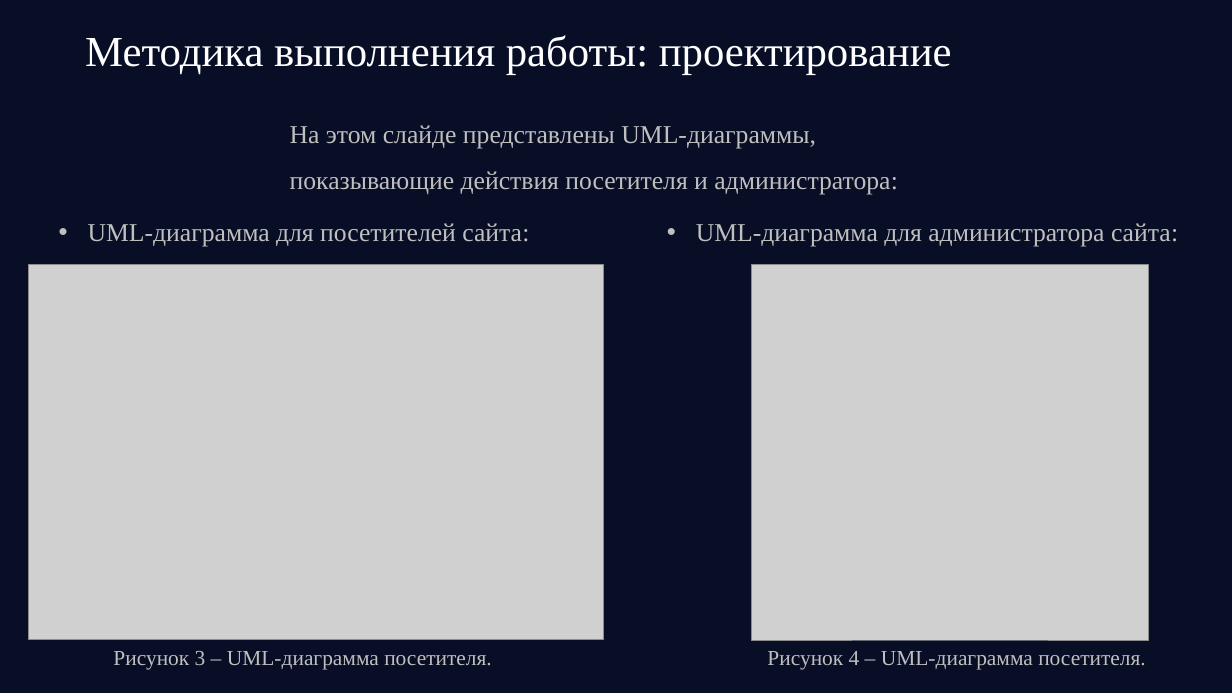
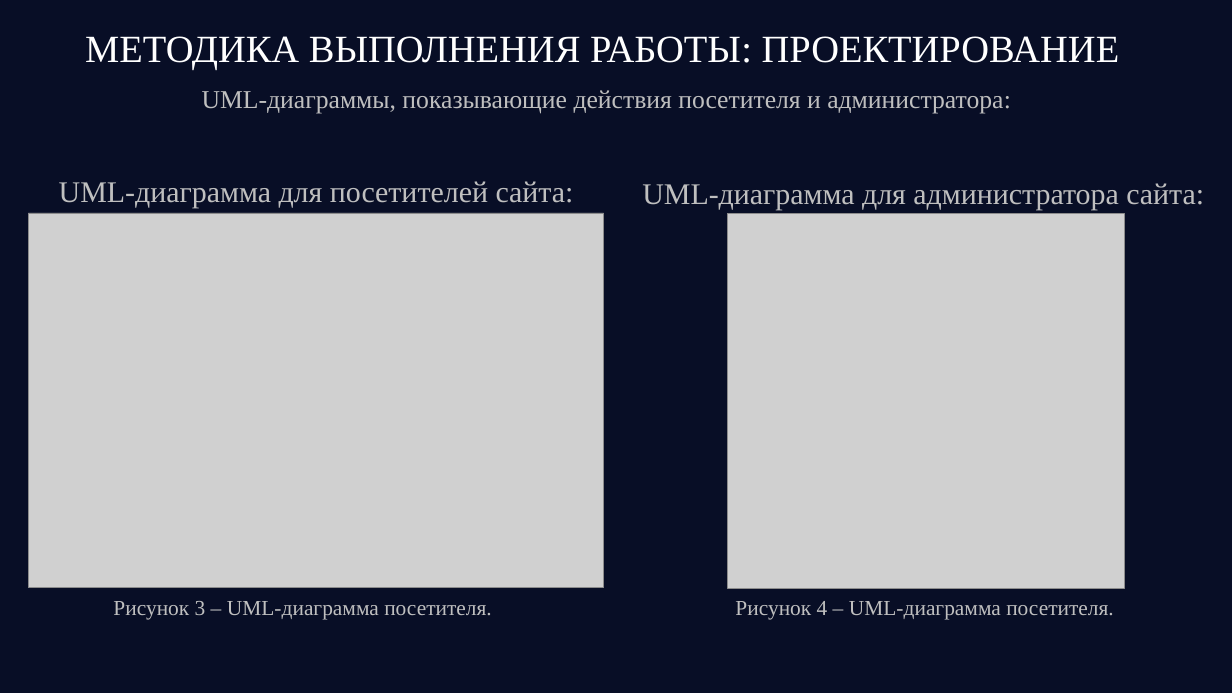
Before and after one commit to ERIC33311/Project_Energy, a slide deck: slide 9 of 19_12_VerduraX.pptx. Drawn at 1232x693 pixels with LibreOffice and Linux fonts; fonts in the diff are those of the drawing; grey boxes stand for pictures; background and template pictures are left out. Boxes give left, top, right and bottom in pixels: in the first picture for what was removed or moved away, otherwise in the second. Text is boxed around its words. In the diff, an @@ line names an element or a change of style, - is before the commit and + after.

```diff
--- a/19_12_VerduraX.pptx
+++ b/19_12_VerduraX.pptx
@@ text at (85,36,1120,70): text changed; size 40 to 36 pt @@
-Методика выполнения работы: проектирование
+МЕТОДИКА ВЫПОЛНЕНИЯ РАБОТЫ: ПРОЕКТИРОВАНИЕ
@@ text at (202,90,1011,113): text changed @@
-На этом слайде представлены UML-диаграммы, показывающие действия посетителя и администратора:
+UML-диаграммы, показывающие действия посетителя и администратора:
@@ text "UML-диаграмма для посетителей сайта:" at (59,181,574,208): size 24 to 28 pt; bullet • to none @@
@@ text "UML-диаграмма для посетителей сайта:": place and size @@
-text "UML-диаграмма для посетителей сайта:" at (88,223,529,247)
+text "UML-диаграмма для посетителей сайта:" at (59,181,574,208)
@@ text "UML-диаграмма для администратора сайта:": place and size @@
-text "UML-диаграмма для администратора сайта:" at (696,223,1178,247)
+text "UML-диаграмма для администратора сайта:" at (642,183,1204,210)
@@ text "UML-диаграмма для администратора сайта:" at (642,183,1204,210): size 24 to 28 pt; bullet • to none @@
@@ picture: place and size @@
-picture at (28,265,604,640)
+picture at (28,213,604,588)
@@ picture: place and size @@
-picture at (752,265,1148,641)
+picture at (728,213,1124,589)
@@ text "Рисунок 3 – UML-диаграмма посетителя.": place and size @@
-text "Рисунок 3 – UML-диаграмма посетителя." at (113,651,492,670)
+text "Рисунок 3 – UML-диаграмма посетителя." at (113,601,492,620)
@@ text "Рисунок 4 – UML-диаграмма посетителя.": place and size @@
-text "Рисунок 4 – UML-диаграмма посетителя." at (767,651,1146,670)
+text "Рисунок 4 – UML-диаграмма посетителя." at (735,601,1114,620)
```
Also in this commit, not shown: 13 other slides changed.
